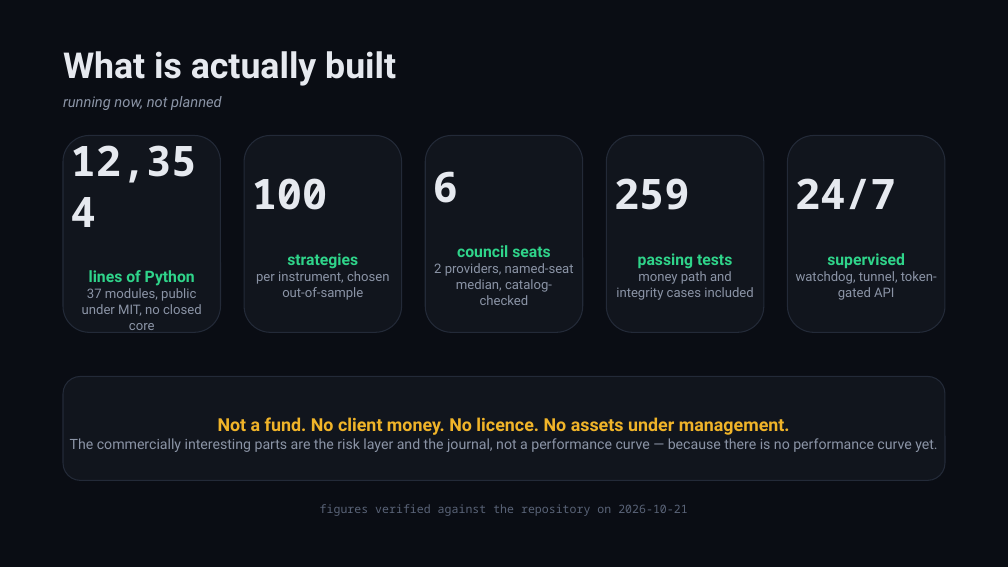
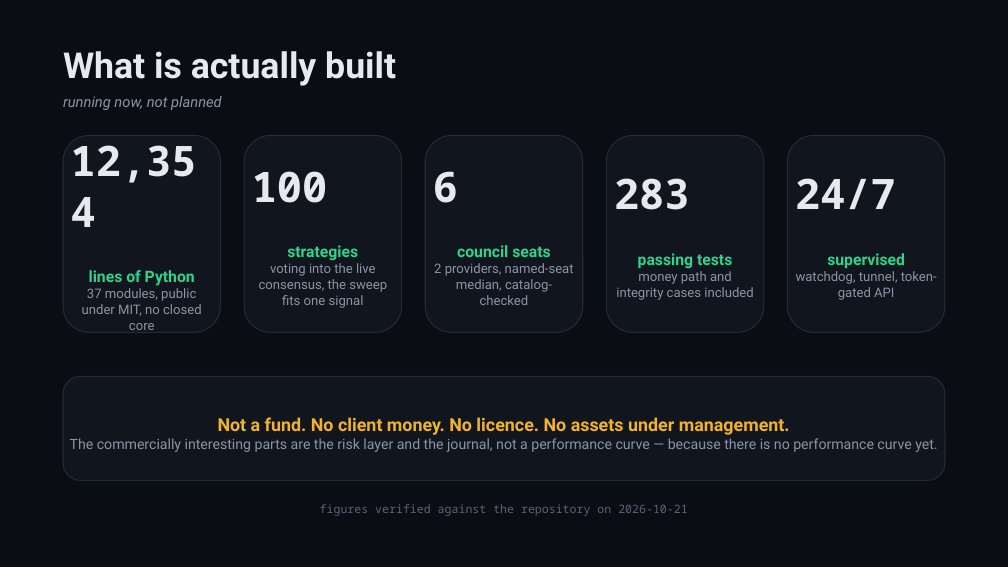
Before and after one commit to zhaider5142009-oss/kairos, a slide deck: slide 3 of docs/investors/KAIROS_Investor_Deck.pptx. Drawn at 1008x567 pixels with LibreOffice and Linux fonts; fonts in the diff are those of the drawing. Boxes give left, top, right and bottom in pixels: in the first picture for what was removed or moved away, otherwise in the second. Text is boxed around its words. In the diff, an @@ line names an element or a change of style, - is before the commit and + after.

```diff
--- a/docs/investors/KAIROS_Investor_Deck.pptx
+++ b/docs/investors/KAIROS_Investor_Deck.pptx
@@ text in rounded rectangle at [614,178,690,210]: text changed @@
-259
+283
@@ text in rounded rectangle at [259,263,387,308]: text changed @@
-per instrument, chosen out-of-sample
+voting into the live consensus, the sweep fits one signal
```
Also in this commit, not shown: 5 other slides changed, 14 other files.
